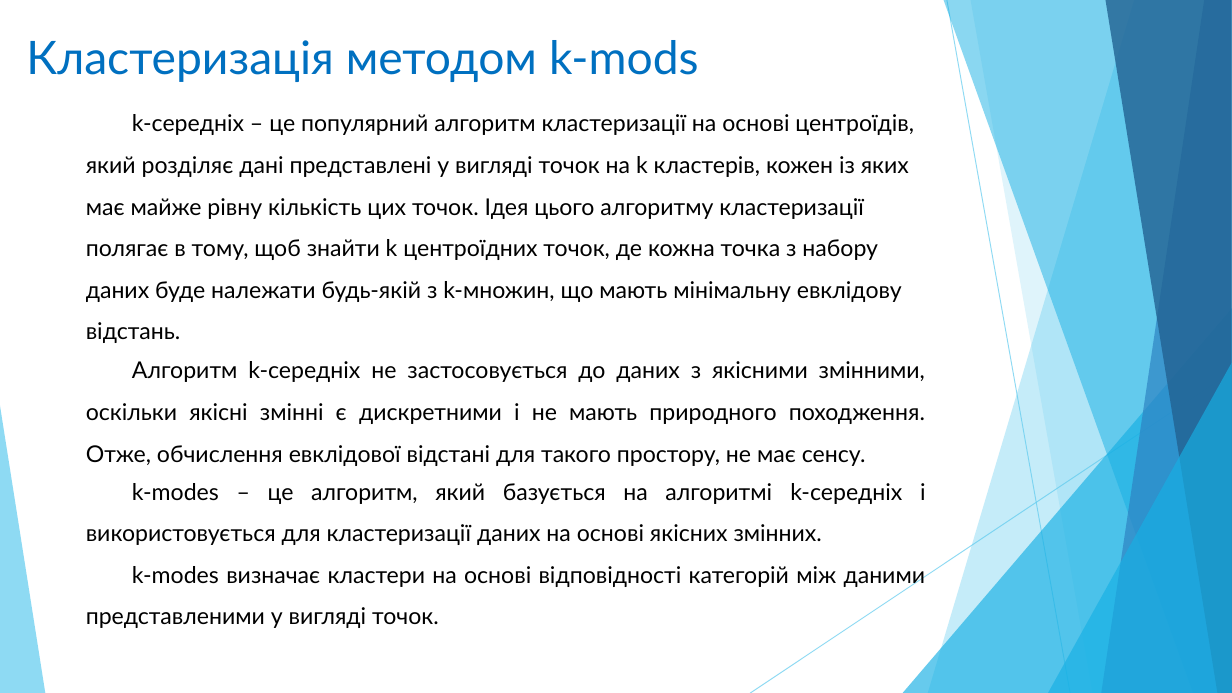
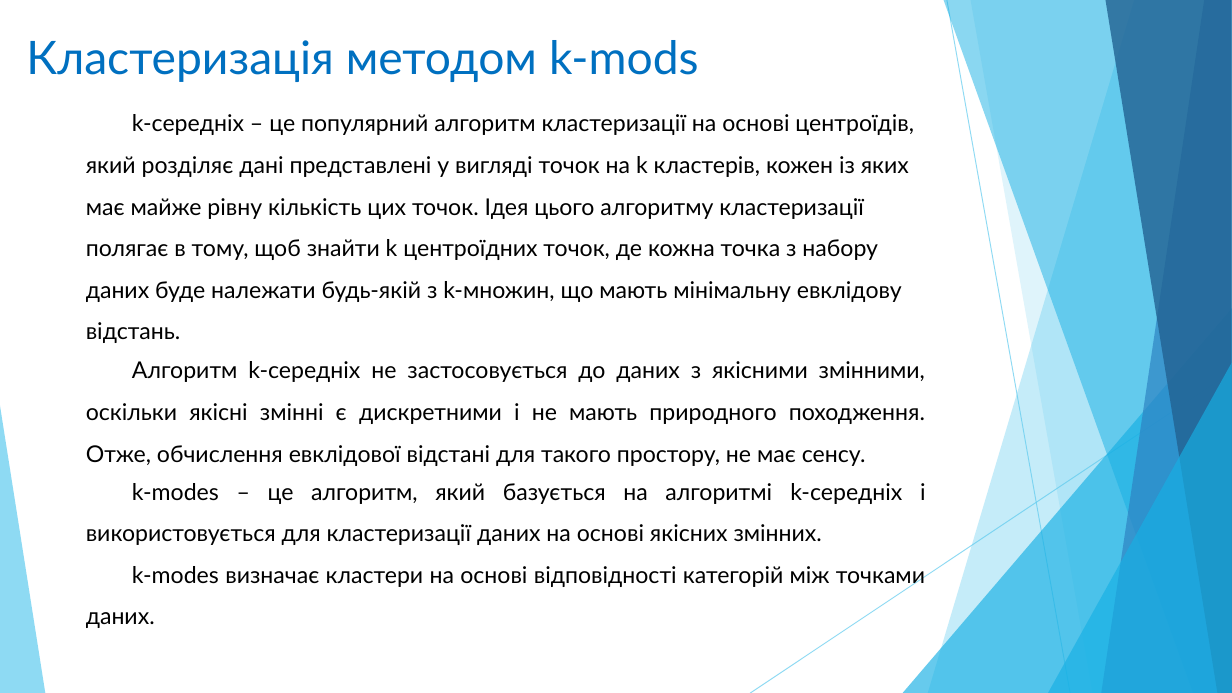
Before and after one commit to zelo2000/Xema, a slide deck: slide 10 of Documents/Presentation_1.pptx (slide 9 before the commit). Drawn at 1232x693 pixels with LibreOffice and Linux fonts; fonts in the diff are those of the drawing. Boxes give left, top, right and bottom in pixels: in the first picture for what was removed or moved away, otherwise in the second. Text is boxed around its words. In the diff, an @@ line names an element or a change of style, - is before the commit and + after.

```diff
--- a/Documents/Presentation_1.pptx
+++ b/Documents/Presentation_1.pptx
@@ text at box(86, 566, 925, 628): text changed @@
-k-modes визначає кластери на основі відповідності категорій між даними представленими у вигляді точок.
+k-modes визначає кластери на основі відповідності категорій між точками даних.
```
Also in this commit, not shown: 2 other slides changed, 2 slides added, 1 other file.
